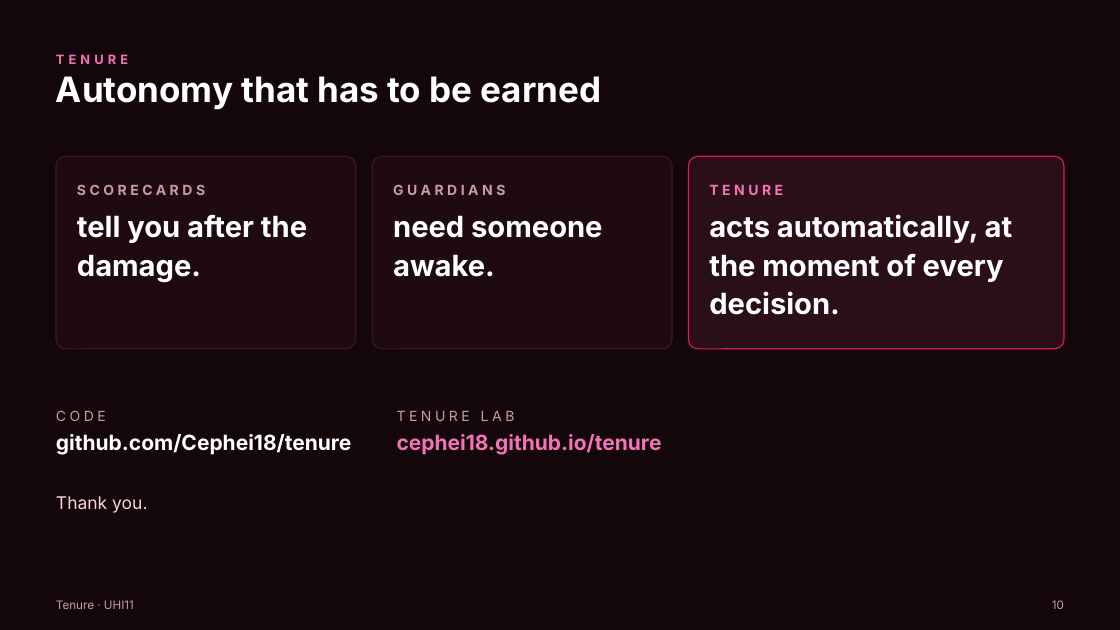
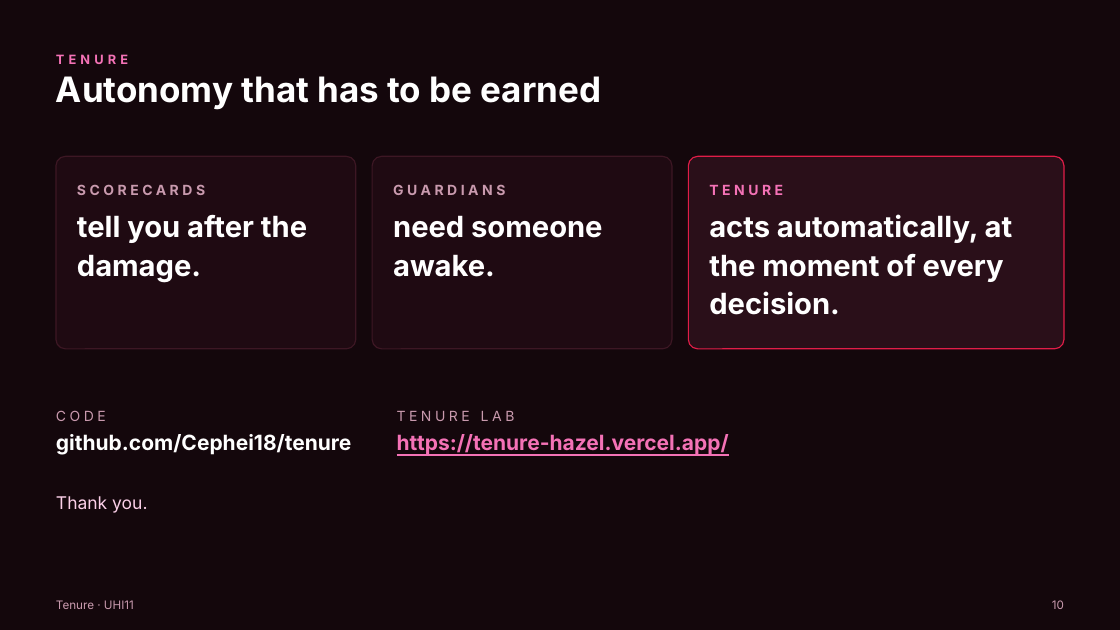
Before and after one commit to Cephei18/tenure, a slide deck: slide 10 of docs/slides/Tenure_UHI11.pptx. Drawn at 1120x630 pixels with LibreOffice and Linux fonts; fonts in the diff are those of the drawing. Boxes give left, top, right and bottom in pixels: in the first picture for what was removed or moved away, otherwise in the second. Text is boxed around its words. In the diff, an @@ line names an element or a change of style, - is before the commit and + after.

```diff
--- a/docs/slides/Tenure_UHI11.pptx
+++ b/docs/slides/Tenure_UHI11.pptx
@@ text at bbox=[397, 434, 729, 455]: text changed @@
-cephei18.github.io/tenure
+https://tenure-hazel.vercel.app/
```
Also in this commit, not shown: 2 other slides changed, 21 other files.
